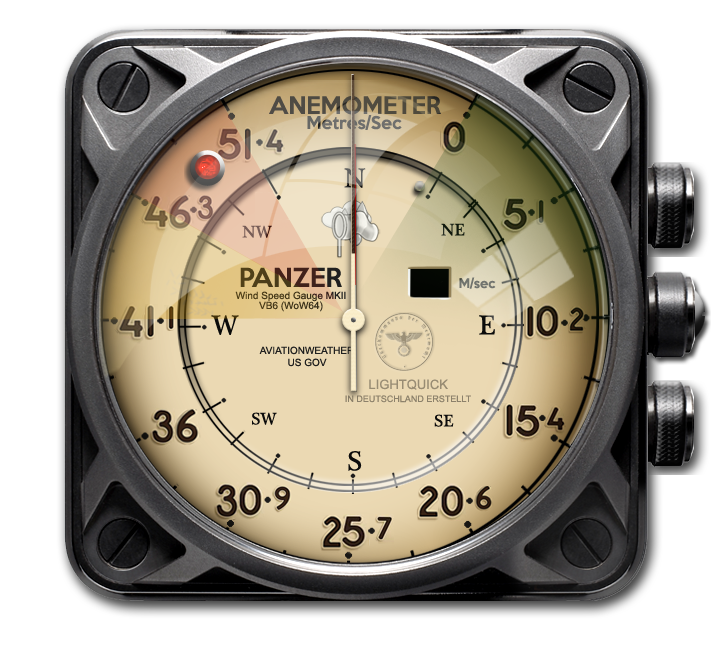
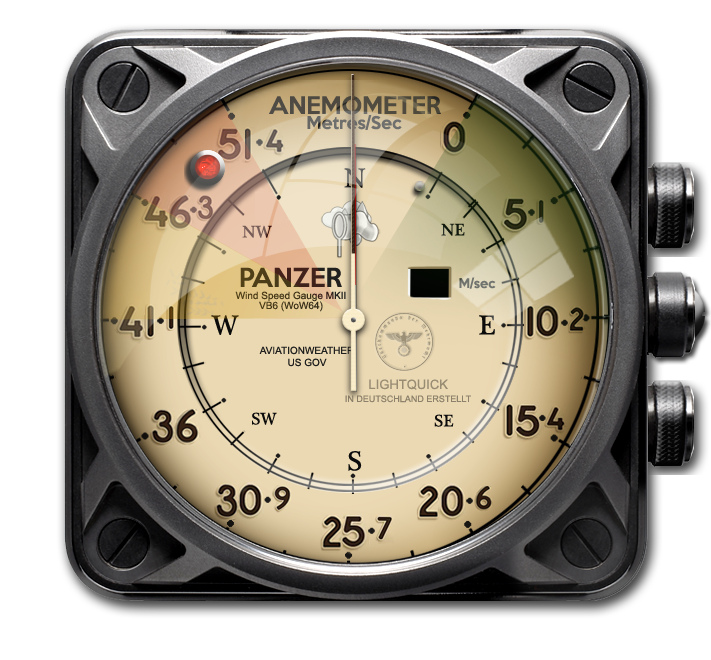
Before/after of a 711 × 660 layered artwork. What changed in the layer stack:
added layer "purplelamp" above "amberlamp" over [184, 150, 225, 192]
added layer "amberlamp" above "redlampfalse" over [184, 150, 225, 192]
